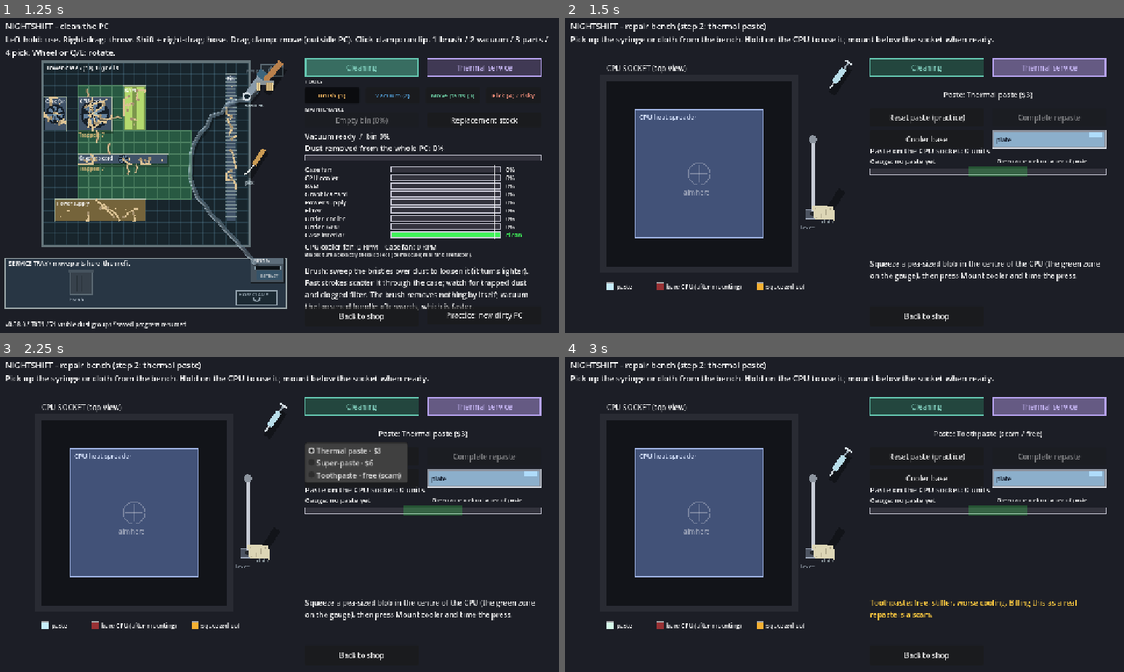
Above: before the commit, frames 1-4 (two rows, left to right).
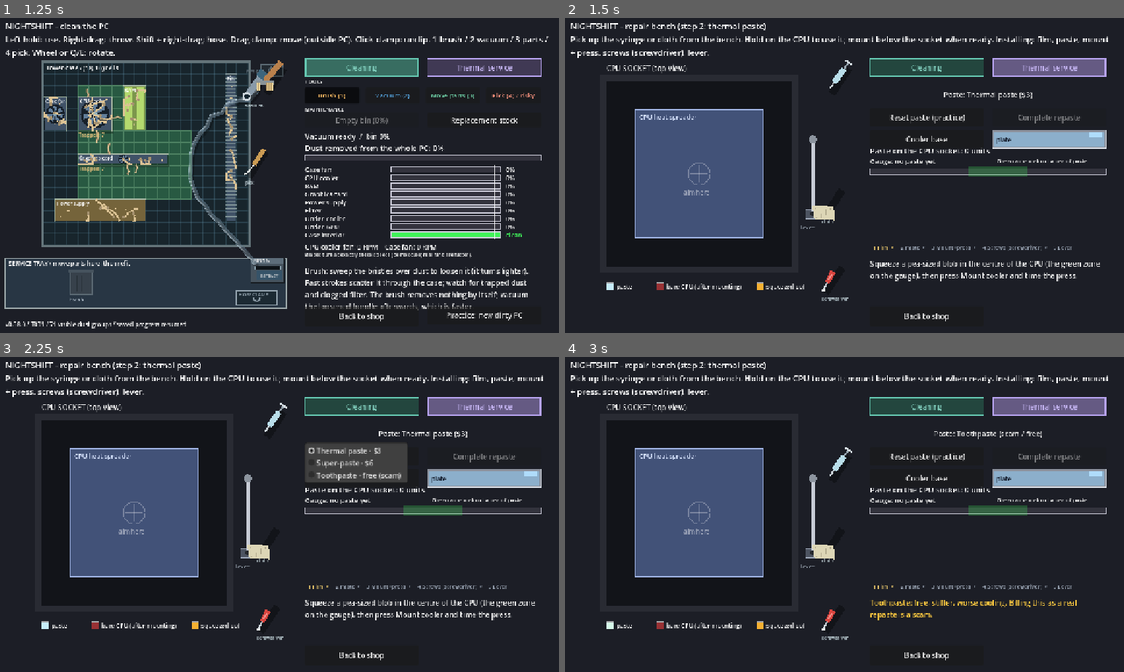
Above: after the commit, the same moments.

Repository: 123rearearcode/nighshift_real
Game: Godot game, scene res://scenes/bench.tscn
Same seed, same stepped clock (60 frames per second), same inputs: the game is played once before the commit and once after it. This scene is started directly instead of the project's main scene.
Inputs:
- Up to frame 1 (1.25 s): click "Cleaning" at 0.5 s
- Up to frame 2 (1.5 s): click "Thermal service" at 1.25 s
- Up to frame 3 (2.25 s): click "Paste: Thermal paste ($3)" at 2 s
- Up to frame 4 (3 s): click "Cooler base" at 2.75 s

Frame 1 is identical in both runs. In frame 2, 0.7% of the frame differs, in the area x 1-98%, y 5-90%; in frame 3, 0.7%; in frame 4, 0.7%.

Commit message:
wip

Diff:
--- a/scripts/bench/tool_rig.gd
+++ b/scripts/bench/tool_rig.gd
@@ -29,7 +29,7 @@
 const HOSE_STRETCH_LIMIT: float = 1.04 # the hose never stretches past this multiple of its length
 const COLLIDE_HALF := Vector2(20,34) # half size of the box tools collide with
 const SOLID_HEIGHT: float = 16.0     # a tool hopping higher than this flies over others
-const MASSES: Dictionary = {Ids.VACUUM: 3.0, Ids.BRUSH: 0.6, Ids.PICK: 0.4, Ids.CLOTH: 0.3, Ids.SYRINGE: 0.4}
+const MASSES: Dictionary = {Ids.VACUUM: 3.0, Ids.BRUSH: 0.6, Ids.PICK: 0.4, Ids.CLOTH: 0.3, Ids.SYRINGE: 0.4, Ids.SCREWDRIVER: 0.35}
 var motions: Dictionary = {}
 var turns: Dictionary = {}           # id -> chosen angle in radians, kept while the tool rests
 var bodies: Dictionary = {}
--- a/scripts/data/ids.gd
+++ b/scripts/data/ids.gd
@@ -10,9 +10,10 @@
 const PICK: String = "pick"
 const CLOTH: String = "cloth"
 const SYRINGE: String = "syringe"
-const ALL_TOOLS: Array = [VACUUM, BRUSH, PICK, CLOTH, SYRINGE]
+const SCREWDRIVER: String = "screwdriver"   # D131: turns the cooler (and GPU) screws; a physical tool like the others
+const ALL_TOOLS: Array = [VACUUM, BRUSH, PICK, CLOTH, SYRINGE, SCREWDRIVER]
 const CLEAN_TOOLS: Array = [VACUUM, BRUSH, PICK]      # tools on the bench in the cleaning stage
-const PASTE_TOOLS: Array = [CLOTH, SYRINGE]           # tools on the bench in the paste stage
+const PASTE_TOOLS: Array = [CLOTH, SYRINGE, SCREWDRIVER]         # tools on the bench in the paste stage
 # The cleaning stage's tool slots (bench_view.active_tool, same numbers as DustSim.TOOL_*): 0 vacuum,
 # 1 brush, 2 parts mode (no tool in hand; the vacuum stays the selected tool), 3 pick.
 # Keyboard order is Brush 1 / Vacuum 2; these simulation indices remain unchanged.
--- a/scripts/rules/install_faults.gd
+++ b/scripts/rules/install_faults.gd
@@ -8,7 +8,13 @@
 const FILM := "film_left"          # plastic film still on the cooler base: the classic overheating mistake
 const UNEVEN := "uneven_mount"     # screws tightened round the square: tilted cooler, poor contact
 const LOOSE := "loose_screws"      # screws skipped or left half-turned: the cooler rattles and contact is poor
-const IDS: Array = [FILM, UNEVEN, LOOSE]
+const GPU_LOOSE := "gpu_loose"     # D131: a GPU that was removed or replaced and never screwed back in
+const IDS: Array = [FILM, UNEVEN, LOOSE, GPU_LOOSE]
+
+# D131: the install ritual, in order. The screwdriver is a real tool; the screws come AFTER the press
+# (the paste has set), and BEFORE the lever that locks the cooler.
+const STEPS: Array = ["Film", "Paste", "Mount+press", "Screws (screwdriver)", "Lever"]
+const GPU_SCREW_COUNT: int = 2     # the card's bracket screws; both need one tight turn each
 
 const SCREW_COUNT: int = 4         # corners: 0 top-left, 1 top-right, 2 bottom-left, 3 bottom-right
 const TURNS_NEEDED: int = 2        # a snug pass, then a tight pass
@@ -19,12 +25,13 @@
 
 # Trial numbers. HEAT is extra temperature the customer's own PC shows (added only at pickup);
 # ANNOYANCE is the flat pickup-score cost of a problem the customer has to notice and report.
-const HEAT: Dictionary = {FILM: 30.0, UNEVEN: 10.0, LOOSE: 15.0}
-const ANNOYANCE: Dictionary = {FILM: 30.0, UNEVEN: 12.0, LOOSE: 25.0}
+const HEAT: Dictionary = {FILM: 30.0, UNEVEN: 10.0, LOOSE: 15.0, GPU_LOOSE: 0.0}
+const ANNOYANCE: Dictionary = {FILM: 30.0, UNEVEN: 12.0, LOOSE: 25.0, GPU_LOOSE: 20.0}
 const COMPLAINT: Dictionary = {
     FILM: "ran hot at home: the clear plastic film was still on the cooler base",
     UNEVEN: "cooler sits crooked: the screws were not tightened evenly",
     LOOSE: "cooler rattles: the mounting screws were left loose",
+    GPU_LOOSE: "the graphics card sags and the picture glitches: its bracket screws were never tightened",
 }
 
 
@@ -90,6 +97,35 @@
     return str(COMPLAINT.get(id, ""))
 
 
+# D131: faults the customer finds at pickup = the recorded cooler-mount faults, plus a GPU that was
+# touched (removed or replaced) and left unscrewed. `gpu_turns` is the job's gpu_screws (2 = tight).
+static func pickup_faults(recorded: Array, gpu_fitted: bool, gpu_turns: int) -> Array:
+    var faults: Array = sanitize(recorded)
+    faults.erase(GPU_LOOSE)
+    if gpu_fitted and gpu_turns < GPU_SCREW_COUNT:
+        faults.append(GPU_LOOSE)
+    return faults
+
+
+# The GPU's two bracket screws, drawn big enough to click, on the board row just below its slot.
+static func gpu_screw_centers(slot: Rect2, cell: float) -> Array:
+    var y: float = slot.end.y + cell * 0.55
+    return [Vector2(slot.position.x + cell * 1.0, y), Vector2(slot.position.x + cell * 2.6, y)]
+
+
+static func gpu_screw_radius(cell: float) -> float:
+    return minf(SCREW_RADIUS, cell * 0.42)
+
+
+# Index (0 or 1) of the GPU screw under `point`, or -1.
+static func gpu_screw_at(slot: Rect2, cell: float, point: Vector2) -> int:
+    var centers: Array = gpu_screw_centers(slot, cell)
+    for i in range(centers.size()):
+        if (centers[i] as Vector2).distance_to(point) <= gpu_screw_radius(cell) + 3.0:
+            return i
+    return -1
+
+
 # Screw centres for a socket area `region`: its four corners, pulled in by SCREW_INSET.
 static func screw_centers(region: Rect2) -> Array:
     var a: Vector2 = region.position + Vector2(SCREW_INSET, SCREW_INSET)
--- a/scripts/state/game_state.gd
+++ b/scripts/state/game_state.gd
@@ -105,6 +105,7 @@
         "paste_done": false,      # the player pressed Complete repaste on a good result
         "paste_graded_units": 0.0, # paste on the CPU when the grade was given (0 = no graded mount this session)
         "cooler_film_peeled": false, # D130: the clear plastic film on the cooler base was taken off
+        "gpu_screws": 2,          # D131: GPU bracket screw turns done (2 = tight). Removing or replacing the GPU at the hardware bench resets it to 0
         "install_faults": [],     # D130: hidden mistakes of the last locked mount (install_faults.gd); felt only at pickup
         "pc_specs": {"cpu_power": 100, "ram_gb": 8},   # the rest of the customer's PC, for the fps simulation (D94)
         "pc_powered": false,      # delivered switched off; live tests require deliberate power-on
@@ -175,6 +176,8 @@
     inventory_layout.erase(uid)
     job["broken_parts"].erase(part_id)
     job["removed_parts"].erase(part_id)
+    if part_id == Ids.GPU:
+        job["gpu_screws"] = 0   # D131: a new card is not screwed in yet
     job["service_replacements"][part_id] = record["tier"]
     job["service_replacement_ids"][part_id] = uid
     if part_id == Ids.COOLER:
@@ -291,6 +294,38 @@
 func set_install_faults(faults: Array) -> void:
     job["install_faults"] = InstallFaults.sanitize(faults)
     save_game()
+
+
+# D131: turn one GPU bracket screw (needs the screwdriver, enforced by the view). True if a turn was made.
+func turn_gpu_screw() -> bool:
+    if Ids.GPU in job["removed_parts"] or int(job["gpu_screws"]) >= InstallFaults.GPU_SCREW_COUNT:
+        return false
+    job["gpu_screws"] = int(job["gpu_screws"]) + 1
+    save_game()
+    return true
+
+
+# D131: the hardware bench moves the customer's GPU/cooler between the board and the drawer. The job's
+# removed_parts is the one record both benches read. Taking a GPU out unscrews it.
+func set_service_part_fitted(part_id: String, fitted: bool) -> bool:
+    if job["state"] == "done" or not part_id in ServiceParts.IDS:
+        return false
+    var removed: bool = part_id in job["removed_parts"]
+    if fitted == not removed:
+        return false
+    if fitted:
+        job["removed_parts"].erase(part_id)
+    else:
+        job["removed_parts"].append(part_id)
+        if part_id == Ids.GPU:
+            job["gpu_screws"] = 0
+    save_game()
+    return true
+
+
+# D131: what the customer finds at pickup: recorded cooler-mount faults plus an unscrewed GPU.
+func pickup_faults() -> Array:
+    return InstallFaults.pickup_faults(job.get("install_faults", []), not Ids.GPU in job["removed_parts"], int(job.get("gpu_screws", 2)))
 
 
 func peel_cooler_film() -> void:
@@ -529,6 +564,7 @@
     job["paste_graded_units"] = maxf(0.0, float(job.get("paste_graded_units", 0.0)))
     job["cooler_film_peeled"] = bool(job.get("cooler_film_peeled", false)) if typeof(job.get("cooler_film_peeled", false)) == TYPE_BOOL else false
     job["install_faults"] = InstallFaults.sanitize(job.get("install_faults", []))
+    job["gpu_screws"] = clampi(int(job.get("gpu_screws", 2)), 0, InstallFaults.GPU_SCREW_COUNT) if typeof(job.get("gpu_screws", 2)) in [TYPE_INT, TYPE_FLOAT] else InstallFaults.GPU_SCREW_COUNT
     job.erase("required_power")   # 0.25.0 (D97): the boot test replaced the power threshold
     var specs: Variant = job.get("pc_specs", {})
     if not specs is Dictionary: specs = {}
@@ -639,7 +675,7 @@
     var who: Dictionary = customer_view(str(job.get("customer_id", "")))
     if who.is_empty(): return {}
     var specs: Dictionary = job.get("pc_specs", {"cpu_power": 100, "ram_gb": 8})
-    var result: Dictionary = PickupScore.score(who, temp, float(current_gpu_power()), float(specs["cpu_power"]), float(specs["ram_gb"]), PASS_TEMP, InstallFaults.sanitize(job.get("install_faults", [])))
+    var result: Dictionary = PickupScore.score(who, temp, float(current_gpu_power()), float(specs["cpu_power"]), float(specs["ram_gb"]), PASS_TEMP, pickup_faults())
     var days: int = PickupScore.comeback_days(int(result["score"]))
     var trust: int = clampi(int(who["trust"]) + trust_step(int(result["score"])), 0, 100)
     tickets_taken += 1   # the NEXT ticket goes to the next customer in the rotation (D104)
--- a/scripts/view/bench_view.gd
+++ b/scripts/view/bench_view.gd
@@ -397,10 +397,10 @@
     else:
         status_label.position = Vector2(PANEL_X, 540)
         status_label.size = Vector2(520, 95)
-        title_label.text = "NIGHTSHIFT - repair bench (step 2: thermal paste)\nPick up the syringe or cloth from the bench. Hold on the CPU to use it; mount below the socket when ready."
+        title_label.text = "NIGHTSHIFT - repair bench (step 2: thermal paste)\nPick up the syringe or cloth from the bench. Hold on the CPU to use it; mount below the socket when ready. Installing: film, paste, mount + press, screws (screwdriver), lever."
         var saved_grade: String = str(GameState.job["paste_grade"])
         if mount.active:
-            _set_status("Mounting: hold the mouse over the socket (or Space) to press. Release once CPU covered passes the line.", 0)
+            _set_status("Mounting: hold the mouse over the socket (or Space) to press. Release once CPU covered passes the line. Screws come after, with the screwdriver, then the lever.", 0)
         elif bool(GameState.job["paste_done"]) and mount_result.is_empty():
             _set_status("Repaste complete (%s, %s). (The paste picture is not saved.) Press Clear all paste to redo it." % [saved_grade, PasteMaterials.material(str(GameState.job["paste_material"]))["label"].to_lower()], 1)
         elif saved_grade != "" and mount_result.is_empty():
@@ -467,7 +467,7 @@
     screw_clicks.clear()
     holding = false
     wiping = false
-    _set_status("Press now! Hold the left mouse button over  …(117 unchanged characters)… ; stop too late and paste squeezes out. Then tighten the four corner screws and click the lever beside the socket to lock the cooler down.", 0)
+    _set_status("Press now! Hold the left mouse button over  …(117 unchanged characters)… ; stop too late and paste squeezes out. Once the time is up: right-click the screwdriver on the bench, tighten the four corner screws, then click the lever beside the socket to lock the cooler.", 0)
     time_up_told = false
     _sync_paste_controls()
 
@@ -652,6 +652,19 @@
                 _set_status("That section cannot reach the clamp. Grab farther along the hose and try again.", 2)
             holding = false
             return
+        # D131: mid-mount the hands are busy with the cooler. Once the paste has set, the SCREWDRIVER (and only it)
+        # can be picked up for the corner screws; right-click again puts it down. Every other tool stays refused.
+        if mb.button_index == MOUSE_BUTTON_RIGHT and stage == STAGE_PASTE and mount.active:
+            if mb.pressed:
+                if tools.equipped and tools.selected == Ids.SCREWDRIVER:
+                    _park_tool()
+                    _set_status("Screwdriver put down. Right-click it on the bench to pick it up again.", 0)
+                elif not tools.equipped and mount.time_left <= 0.0 and tools.hit(mb.position, Ids.PASTE_TOOLS) == Ids.SCREWDRIVER:
+                    tools.select(Ids.SCREWDRIVER, mb.position)
+                    _sound("handling.pickup", {"kind": Ids.SCREWDRIVER})
+                    _set_status("Screwdriver in hand. Click the four corner screws: opposite corners in turn, two passes. Then click the lever.", 0)
+            holding = false
+            return
         if mb.button_index == MOUSE_BUTTON_RIGHT and (stage == STAGE_PASTE or active_tool != 2 or mb.shift_pressed):
             if mb.pressed:
                 var candidate: String = "" if tools.equipped else tools.hit(mb.position,Ids.CLEAN_TOOLS if stage == STAGE_CLEAN else Ids.PASTE_TOOLS)
@@ -687,7 +700,7 @@
                 var screw: int = InstallFaults.screw_at(_socket_region(), mb.position)
                 if screw >= 0:
                     holding = false
-                    _turn_screw(screw)
+                    _screw_click(screw)
                     return
             # The cooler is secured by physically clicking its retention lever (there is no button for it).
             if mb.pressed and stage == STAGE_PASTE and mount.active and SECURE_LEVER.has_point(mb.position):
@@ -1009,7 +1022,7 @@
                 live_stats = {"coverage": 0.0, "overflow": 0.0}
                 GameState.clear_paste()
                 _set_status("Grade cleared because the paste on the CPU is being wiped off. Keep wiping, or squeeze fresh paste once the CPU is clean.", 0)
-    elif holding and tools.equipped and not tools.carrying and mount_result.is_empty():
+    elif holding and tools.equipped and tools.selected == Ids.SYRINGE and not tools.carrying and mount_result.is_empty():
         var cell: Vector2 = (mouse - PASTE_ORIGIN) / float(PASTE_CELL)
         if cell.x >= 0.0 and cell.y >= 0.0 and cell.x < PasteSim.GRID and cell.y < PasteSim.GRID:
             if str(GameState.job["paste_grade"]) != "":
@@ -1067,7 +1080,7 @@
     paste_dirty = true
     if expired and not time_up_told:
         time_up_told = true
-        _set_status("Time is up: the paste has set. Click the lever beside the socket to lock the cooler down.", 2)
+        _set_status("Time is up: the paste has set. Now right-click the screwdriver on the bench and tighten the four corner screws (opposite corners, two passes). Then click the lever to lock the cooler.", 2)
 
 # Lift the cooler back off without grading (D57: nothing but the lever secures it). The paste keeps
 # whatever shape the pressing gave it; mounting can simply be started again.
@@ -1076,9 +1089,22 @@
         return
     mount.cancel()
     screw_clicks.clear()
+    if tools.equipped and tools.selected == Ids.SCREWDRIVER: _park_tool()
     holding = false
     time_up_told = false
     _set_status("You lifted the cooler off again without locking it: no result. The paste stays as it was pressed; mount again when ready, and pull the lever to secure.", 2)
+
+
+# D131: which of InstallFaults.STEPS the player is on (0-based; STEPS.size() = all done).
+func _install_step() -> int:
+    var locked: bool = not mount.active and (not mount_result.is_empty() or bool(GameState.job["paste_done"]))
+    if locked: return InstallFaults.STEPS.size()
+    if mount.active:
+        if mount.time_left > 0.0: return 2
+        return 4 if screw_clicks.size() >= InstallFaults.SCREW_COUNT * InstallFaults.TURNS_NEEDED else 3
+    if paste.total_deposited >= 1.0: return 2
+    if bool(GameState.job["cooler_film_peeled"]): return 1
+    return 0
 
 
 func _socket_region() -> Rect2:
@@ -1096,6 +1122,16 @@
 
 # One quarter of the install ritual: a snug turn, then a tight one, on a corner screw. The bench never
 # says whether the pattern was right; the customer finds out at home (D130).
+func _screw_click(screw: int) -> void:
+    if not (tools.equipped and tools.selected == Ids.SCREWDRIVER):
+        if mount.time_left > 0.0:
+            _set_status("The paste has not set yet. Keep pressing; screws come after the press, with the screwdriver.", 2)
+        else:
+            _set_status("You need the screwdriver for the screws. Right-click it on the bench to pick it up.", 2)
+        return
+    _turn_screw(screw)
+
+
 func _turn_screw(screw: int) -> void:
     if not InstallFaults.can_turn(screw_clicks, screw):
         return
@@ -1122,6 +1158,7 @@
     # D130: the hidden mistakes of this mount are recorded now and surface only at the customer's pickup.
     GameState.set_install_faults(InstallFaults.evaluate(bool(GameState.job["cooler_film_peeled"]), screw_clicks))
     screw_clicks.clear()
+    if tools.equipped and tools.selected == Ids.SCREWDRIVER: _park_tool()
     paste_dirty = true
     var cov: float = mount_result["coverage"]
     var over: float = mount_result["overflow"]
@@ -1259,6 +1296,7 @@
 func _draw_paste_stage() -> void:
     PasteRenderer.draw_stage(self, paste, paste_texture, PASTE_ORIGIN, PASTE_CELL, mount)
     PasteRenderer.draw_cooler_base(self, Rect2(PANEL_X + 270, 258, 250, 40), bool(GameState.job["cooler_film_peeled"]))
+    PasteRenderer.draw_install_steps(self, Vector2(PANEL_X, 520), _install_step(), InstallFaults.STEPS)
     if mount.active:
         PasteRenderer.draw_screws(self, InstallFaults.screw_centers(_socket_region()), screw_clicks, InstallFaults.TURNS_NEEDED, InstallFaults.SCREW_RADIUS)
     var locked: bool = not mount.active and (not mount_result.is_empty() or bool(GameState.job["paste_done"]))
--- a/scripts/view/paste_renderer.gd
+++ b/scripts/view/paste_renderer.gd
@@ -173,3 +173,15 @@
         if fill > 0.0:
             canvas.draw_arc(at, radius - 5.0, -PI / 2.0, -PI / 2.0 + TAU * fill, 24, Color(1.0, 0.85, 0.45), 4.0)
         canvas.draw_line(at + Vector2(-6, 0).rotated(done * 0.8), at + Vector2(6, 0).rotated(done * 0.8), Color(0.9, 0.92, 0.95), 2.0)
+
+
+# D131: the install order on one line: done steps tick, the current one is highlighted.
+static func draw_install_steps(canvas: CanvasItem, at: Vector2, current: int, steps: Array) -> void:
+    var x: float = at.x
+    var font: Font = ThemeDB.fallback_font
+    for i in range(steps.size()):
+        var done: bool = i < current
+        var text: String = ("%s %d %s" % ["\u2713" if done else " ", i + 1, steps[i]]) + ("  >  " if i < steps.size() - 1 else "")
+        var color: Color = Color(0.45, 0.85, 0.6) if done else (Color(1.0, 0.85, 0.45) if i == current else Color(0.62, 0.66, 0.72))
+        UiStyle.label(canvas, Vector2(x, at.y), text, 12, color)
+        x += font.get_string_size(text, HORIZONTAL_ALIGNMENT_LEFT, -1, 12).x
--- a/scripts/view/tool_renderer.gd
+++ b/scripts/view/tool_renderer.gd
@@ -40,6 +40,8 @@
             for i in range(fabric.size()): fabric[i] += tip
             canvas.draw_colored_polygon(fabric,Color("ddd6b6"))
             for i in range(4): canvas.draw_line(tip+Vector2(-18+i*11,-11),tip+Vector2(-16+i*11,12),Color("b4ac90"),1)
+        elif id == Ids.SCREWDRIVER:
+            draw_screwdriver(canvas)
         else:
             canvas.draw_line(Vector2(-9,11),Vector2(13,-19),Color("b9deea"),13)
             canvas.draw_line(Vector2(13,-19),Vector2(24,-34),Color("96a4ae"),4)
@@ -48,6 +50,15 @@
         canvas.draw_set_transform(Vector2.ZERO)
         if id != rig.selected or not rig.equipped:
             canvas.draw_string(ThemeDB.fallback_font,motion.center+Vector2(-22,48),id,HORIZONTAL_ALIGNMENT_LEFT,-1,10,Color("c6d7dd"))
+
+
+# D131: the screwdriver, in a tool's own frame (tip at the usual tool tip). Also drawn by the hardware bench.
+static func draw_screwdriver(canvas: CanvasItem) -> void:
+    var tip: Vector2 = Rig.TIP
+    canvas.draw_line(tip, tip + Vector2(8, -16), Color("cbd3d8"), 3)          # steel shaft
+    canvas.draw_line(tip + Vector2(8, -16), tip + Vector2(21, -40), Color("d8453f"), 12)   # red handle
+    canvas.draw_line(tip + Vector2(11, -22), tip + Vector2(18, -34), Color("f08a85"), 4)    # grip highlight
+    canvas.draw_line(tip + Vector2(-3, 1), tip + Vector2(3, 1), Color("eef2f4"), 3)          # flat tip
 
 
 # The vacuum hose: a see-through corrugated tube following the simulated chain of points (drawn
